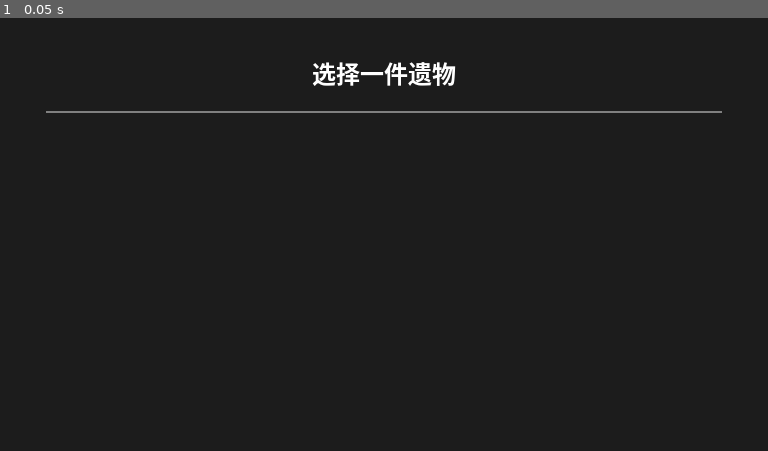
Above: before the commit, frame 1.
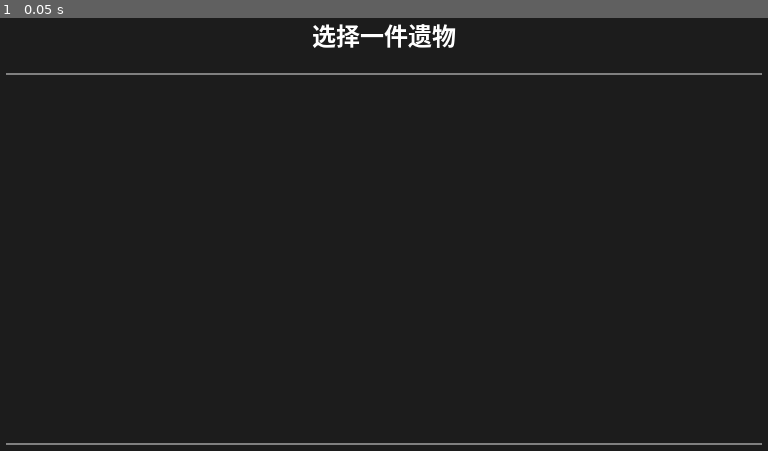
Above: after the commit, the same moment.

Repository: ZhuXilin/Dev_Project_260730
Game: Godot game, scene res://content/scenes/ui/RelicSelectUI.tscn
The game is run twice, just before and just after one commit, with the same random seed, the same clock (stepped at 60 frames per second) and the same inputs. This scene is started directly instead of the project's main scene. Sound files missing from this copy of the repository are replaced by a short silence.
Inputs:
- Up to frame 1 (0.05 s): no input

The runs differ from the first frame. In frame 1, 2.3% of the frame differs, in the area x 0-100%, y 1-99%.

Commit message:
Bug fix for relic system

Diff:
--- a/content/data/relic_unlock.json
+++ b/content/data/relic_unlock.json
@@ -4,6 +4,9 @@
 	"relic_defense",
 	"relic_magic",
 	"relic_health",
-    "relic_speed"
+	"relic_speed",
+	"relic_strength",
+	"relic_dexterity",
+    "relic_faith"
   ]
 }
--- a/content/scenes/ui/RelicSelectUI.tscn
+++ b/content/scenes/ui/RelicSelectUI.tscn
@@ -3,11 +3,11 @@
 [ext_resource type="Script" uid="uid://q5ra6f8bxewk" path="res://function/script/RelicSelectUI.gd" id="1"]
 [ext_resource type="StyleBox" uid="uid://6qbsaxkfwg3o" path="res://content/resource/stylebox/8bit_style_box_flat.tres" id="2"]
 
-[node name="RelicSelectUI" type="CanvasLayer" unique_id=781781817]
+[node name="RelicSelectUI" type="CanvasLayer" unique_id=2025224505]
 layer = 20
 script = ExtResource("1")
 
-[node name="Background" type="ColorRect" parent="." unique_id=293845769]
+[node name="Background" type="ColorRect" parent="." unique_id=897920115]
 anchors_preset = 15
 anchor_right = 1.0
 anchor_bottom = 1.0
@@ -16,21 +16,21 @@
 mouse_filter = 2
 color = Color(0.10980392, 0.10980392, 0.10980392, 1)
 
-[node name="Panel" type="Panel" parent="." unique_id=826690511]
+[node name="Panel" type="Panel" parent="." unique_id=1702159211]
 anchors_preset = 8
 anchor_left = 0.5
 anchor_top = 0.5
 anchor_right = 0.5
 anchor_bottom = 0.5
-offset_left = -180.0
-offset_top = -100.0
-offset_right = 180.0
-offset_bottom = 100.0
+offset_left = -200.0
+offset_top = -119.0
+offset_right = 200.0
+offset_bottom = 120.0
 grow_horizontal = 2
 grow_vertical = 2
 theme_override_styles/panel = ExtResource("2")
 
-[node name="VBoxContainer" type="VBoxContainer" parent="Panel" unique_id=1840924783]
+[node name="VBoxContainer" type="VBoxContainer" parent="Panel" unique_id=126157728]
 layout_mode = 0
 anchor_right = 1.0
 anchor_bottom = 1.0
@@ -42,17 +42,45 @@
 grow_vertical = 2
 theme_override_constants/separation = 8
 
-[node name="TitleLabel" type="Label" parent="Panel/VBoxContainer" unique_id=2015318757]
+[node name="TitleLabel" type="Label" parent="Panel/VBoxContainer" unique_id=1710017034]
 layout_mode = 2
 theme_override_font_sizes/font_size = 12
 text = "选择一件遗物"
 horizontal_alignment = 1
 
-[node name="Separator" type="HSeparator" parent="Panel/VBoxContainer" unique_id=497110644]
+[node name="Separator1" type="HSeparator" parent="Panel/VBoxContainer" unique_id=846710860]
 layout_mode = 2
 
-[node name="RelicContainer" type="HBoxContainer" parent="Panel/VBoxContainer" unique_id=230528418]
+[node name="RelicContainer" type="HBoxContainer" parent="Panel/VBoxContainer" unique_id=1024592338]
 layout_mode = 2
 size_flags_vertical = 3
 theme_override_constants/separation = 12
 alignment = 1
+
+[node name="Separator2" type="HSeparator" parent="Panel/VBoxContainer" unique_id=911986109]
+layout_mode = 2
+
+[node name="HintLabel" type="Label" parent="Panel/VBoxContainer" unique_id=1524688722]
+visible = false
+layout_mode = 2
+theme_override_font_sizes/font_size = 8
+text = "遗物槽已满"
+horizontal_alignment = 1
+
+[node name="ExistingContainer" type="HBoxContainer" parent="Panel/VBoxContainer" unique_id=648822680]
+visible = false
+layout_mode = 2
+theme_override_constants/separation = 8
+alignment = 1
+
+[node name="CancelButton" type="Button" parent="Panel/VBoxContainer" unique_id=1803752609]
+visible = false
+layout_mode = 2
+size_flags_horizontal = 4
+theme_override_font_sizes/font_size = 8
+theme_override_styles/normal = ExtResource("2")
+theme_override_styles/pressed = ExtResource("2")
+theme_override_styles/hover = ExtResource("2")
+theme_override_styles/disabled = ExtResource("2")
+theme_override_styles/focus = ExtResource("2")
+text = "放弃本次选择"
--- a/function/script/Battlefield.gd
+++ b/function/script/Battlefield.gd
@@ -1914,7 +1914,7 @@
 		GameState.should_advance_day = true
 		print("Boss 胜利，设置 should_advance_day = true")
 
-		# ---- ✨ 检查是否为最后一天（第三天最终Boss） ----
+		# ---- ✨ 检查是否为最后一天 ----
 		var is_last_day = (GameState.current_day >= 3)
 
 		if is_last_day:
@@ -1937,18 +1937,8 @@
 
 			relic_select.setup_options(owned_ids)
 
-			var chosen_relic_id = await relic_select.relic_selected
-
-			if chosen_relic_id != "":
-				var inst = ItemInstance.new()
-				inst.item_id = chosen_relic_id
-				inst.count = 1
-				var success = GameState.add_global_relic(inst)
-				if success:
-					Globals.unlock_relic(chosen_relic_id)
-					print("获得遗物: ", chosen_relic_id)
-				else:
-					print("遗物槽已满，未获得: ", chosen_relic_id)
+			# ---- 只等待信号，遗物添加/替换由 RelicSelectUI 内部处理 ----
+			await relic_select.relic_selected
 
 			_is_reward_ui_active = false
 			Input.mouse_mode = Input.MOUSE_MODE_HIDDEN
--- a/function/script/RelicSelectUI.gd
+++ b/function/script/RelicSelectUI.gd
@@ -3,35 +3,54 @@
 signal relic_selected(relic_id: String)
 
 @onready var relic_container: HBoxContainer = $Panel/VBoxContainer/RelicContainer
+@onready var hint_label: Label = $Panel/VBoxContainer/HintLabel
+@onready var existing_container: HBoxContainer = $Panel/VBoxContainer/ExistingContainer
+@onready var cancel_btn: Button = $Panel/VBoxContainer/CancelButton
+@onready var separator2: HSeparator = $Panel/VBoxContainer/Separator2
 
-var _relic_options: Array = []   # 3 个候选遗物 id
+var _relic_options: Array = []          # 3 个候选遗物 id
+var _selected_candidate: String = ""    # 玩家选中的候选遗物 id
+var _slots_full: bool = false           # 遗物槽是否已满
+var _candidate_buttons: Dictionary = {} # relic_id -> Button，用于高亮
+
 
 func _ready():
-	pass
+	cancel_btn.pressed.connect(_on_cancel_pressed)
 
-# ---- 从已解锁遗物中随机 3 个 ----
+
+# ---- 初始化：从已解锁遗物中排除已拥有的，随机 3 个 ----
 func setup_options(exclude_ids: Array = []):
+	# ---- 检查槽位是否已满 ----
+	_slots_full = true
+	for relic in GameState.global_relics:
+		if relic == null:
+			_slots_full = false
+			break
+
+	print("RelicSelectUI: 槽位已满=", _slots_full)
+
+	# ---- 候选池 ----
 	var unlocked = RelicManager.get_unlocked_relics()
-
-	# 过滤掉已拥有/排除的
 	var pool = []
 	for relic_id in unlocked:
 		if relic_id not in exclude_ids:
 			pool.append(relic_id)
 
-	# 如果不足 3 个，可以重复（或补全）
 	if pool.size() < 3:
 		print("警告：可选的遗物不足 3 个，仅 ", pool.size(), " 个")
 
-	# 随机 3 个
 	pool.shuffle()
 	_relic_options = pool.slice(0, min(3, pool.size()))
 
-	_build_buttons()
+	_build_candidates()
+	_update_ui_state()
 
-func _build_buttons():
+
+# ---- 构建 3 个候选卡片 ----
+func _build_candidates():
 	for child in relic_container.get_children():
 		child.queue_free()
+	_candidate_buttons.clear()
 
 	for relic_id in _relic_options:
 		var data = RelicManager.get_relic_data(relic_id)
@@ -63,12 +82,110 @@
 		btn.text = "选择"
 		btn.add_theme_font_size_override("font_size", 8)
 		btn.custom_minimum_size = Vector2(80, 20)
-		btn.pressed.connect(_on_relic_chosen.bind(relic_id))
+		btn.pressed.connect(_on_candidate_clicked.bind(relic_id))
 		vbox.add_child(btn)
 
 		relic_container.add_child(vbox)
+		_candidate_buttons[relic_id] = btn
 
-func _on_relic_chosen(relic_id: String):
-	print("选择遗物: ", relic_id)
+
+# ---- 候选被点击 ----
+func _on_candidate_clicked(relic_id: String):
+	print("候选点击: ", relic_id)
+
+	# ---- 槽未满：直接确认选择 ----
+	if not _slots_full:
+		_confirm_selection(relic_id)
+		return
+
+	# ---- 槽满：进入替换选择阶段 ----
+	_selected_candidate = relic_id
+	_update_ui_state()
+
+
+# ---- 更新界面状态 ----
+func _update_ui_state():
+	if not _slots_full:
+		# 槽未满：直接显示候选，隐藏替换区
+		hint_label.visible = false
+		separator2.visible = false
+		existing_container.visible = false
+		cancel_btn.visible = false
+		return
+
+	if _selected_candidate == "":
+		# 槽满，但未选候选：提示玩家先选候选
+		hint_label.text = "遗物槽已满，请先点击上方候选遗物"
+		hint_label.visible = true
+		separator2.visible = true
+		existing_container.visible = false
+		cancel_btn.visible = false
+	else:
+		# 槽满，且已选候选：显示替换区
+		var data = RelicManager.get_relic_data(_selected_candidate)
+		hint_label.text = "已选：" + data.get("name", "") + "，请点击下方遗物进行替换"
+		hint_label.visible = true
+		separator2.visible = true
+		existing_container.visible = true
+		cancel_btn.visible = true
+		_build_existing_relics()
+
+
+# ---- 构建已有遗物按钮（用于替换） ----
+func _build_existing_relics():
+	for child in existing_container.get_children():
+		child.queue_free()
+
+	for i in range(GameState.global_relics.size()):
+		var relic = GameState.global_relics[i]
+		var btn = Button.new()
+		btn.add_theme_font_size_override("font_size", 8)
+		btn.custom_minimum_size = Vector2(80, 20)
+
+		if relic != null:
+			var data = RelicManager.get_relic_data(relic.item_id)
+			btn.text = data.get("name", "?")
+			btn.pressed.connect(_on_existing_relic_clicked.bind(i))
+		else:
+			btn.text = "空"
+			btn.disabled = true
+
+		existing_container.add_child(btn)
+
+
+# ---- 已有遗物被点击（替换） ----
+func _on_existing_relic_clicked(slot_idx: int):
+	print("替换槽 ", slot_idx, " -> ", _selected_candidate)
+
+	var inst = ItemInstance.new()
+	inst.item_id = _selected_candidate
+	inst.count = 1
+
+	# ---- 直接替换槽位中的遗物 ----
+	GameState.global_relics[slot_idx] = inst
+	Globals.unlock_relic(_selected_candidate)
+
+	relic_selected.emit(_selected_candidate)
+	queue_free()
+
+
+# ---- 未满槽：直接确认选择 ----
+func _confirm_selection(relic_id: String):
+	var inst = ItemInstance.new()
+	inst.item_id = relic_id
+	inst.count = 1
+	var success = GameState.add_global_relic(inst)
+	if success:
+		Globals.unlock_relic(relic_id)
+		print("获得遗物: ", relic_id)
+	else:
+		print("遗物槽异常，未获得: ", relic_id)
 	relic_selected.emit(relic_id)
 	queue_free()
+
+
+# ---- 放弃选择 ----
+func _on_cancel_pressed():
+	print("放弃遗物选择")
+	relic_selected.emit("")
+	queue_free()
